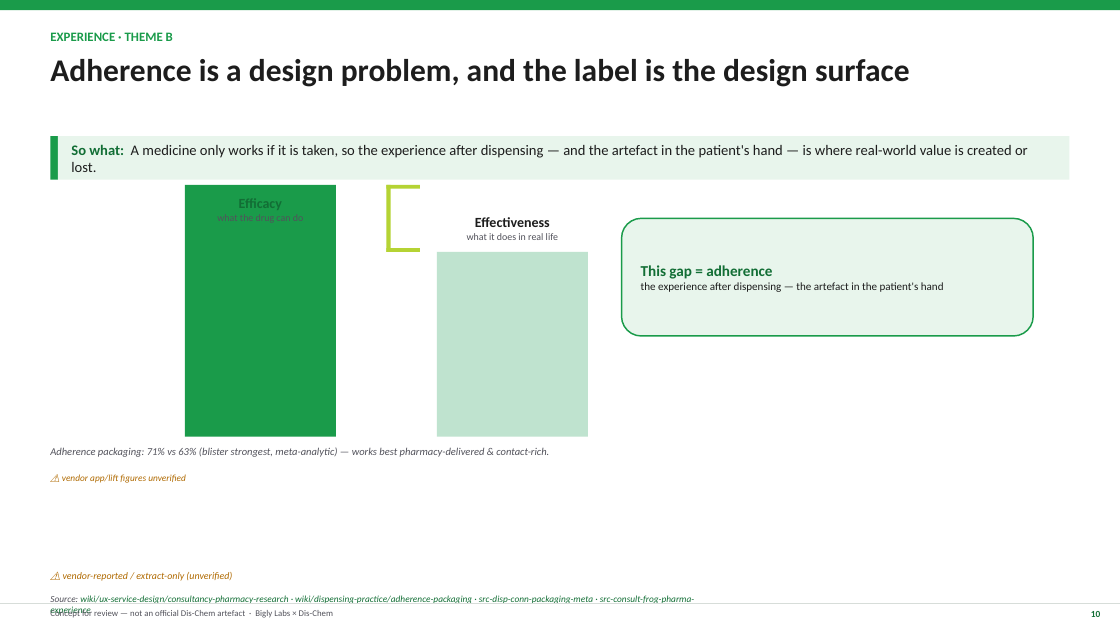
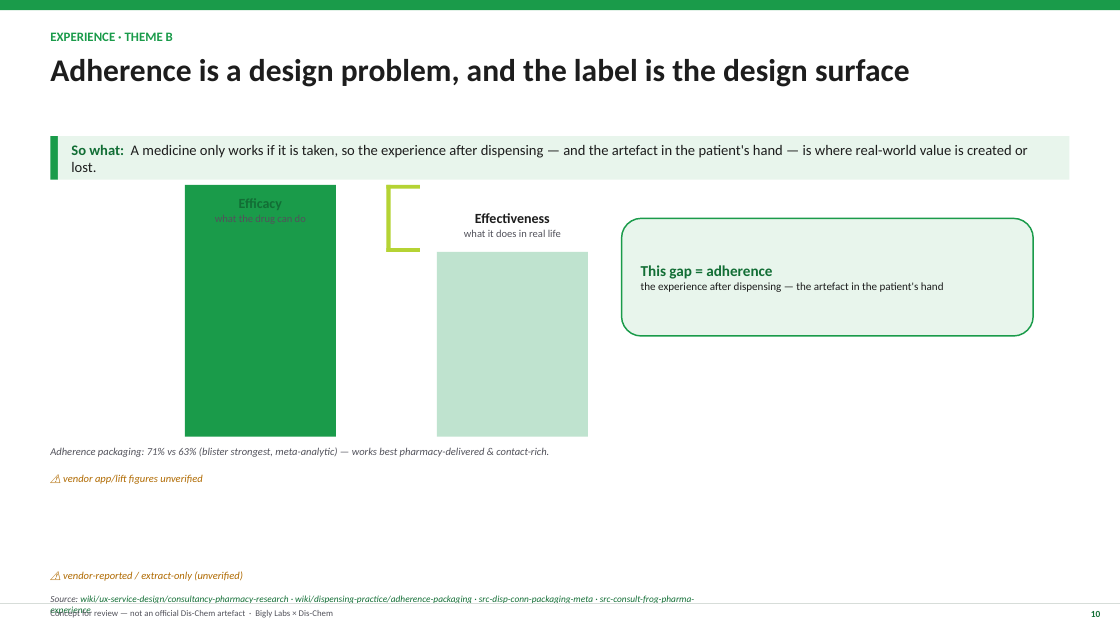
Before and after one commit to jianreis/tamsin-work, a slide deck: slide 10 of deliverables/00-scripting-strategy-deck.pptx. Drawn at 1120x630 pixels with LibreOffice and Linux fonts; fonts in the diff are those of the drawing. Boxes give left, top, right and bottom in pixels: in the first picture for what was removed or moved away, otherwise in the second. Text is boxed around its words. In the diff, an @@ line names an element or a change of style, - is before the commit and + after.

```diff
--- a/deliverables/00-scripting-strategy-deck.pptx
+++ b/deliverables/00-scripting-strategy-deck.pptx
@@ text at [464, 229, 561, 237]: size 8.5 to 9 pt in "what it does in real life" @@
@@ text "⚠ vendor app/lift figures unverified" at [63, 474, 202, 484]: size 8 to 9 pt @@
@@ text "⚠ vendor-reported / extract-only (unverified)" at [63, 571, 243, 581]: size 8.5 to 9 pt @@
```
Also in this commit, not shown: 32 other slides changed, 6 slides added, 6 other files.
